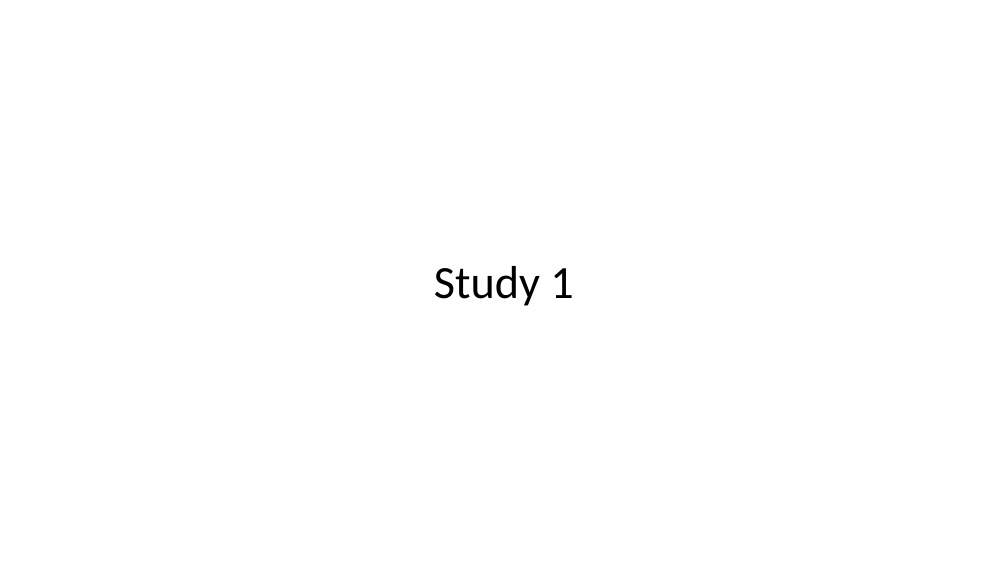
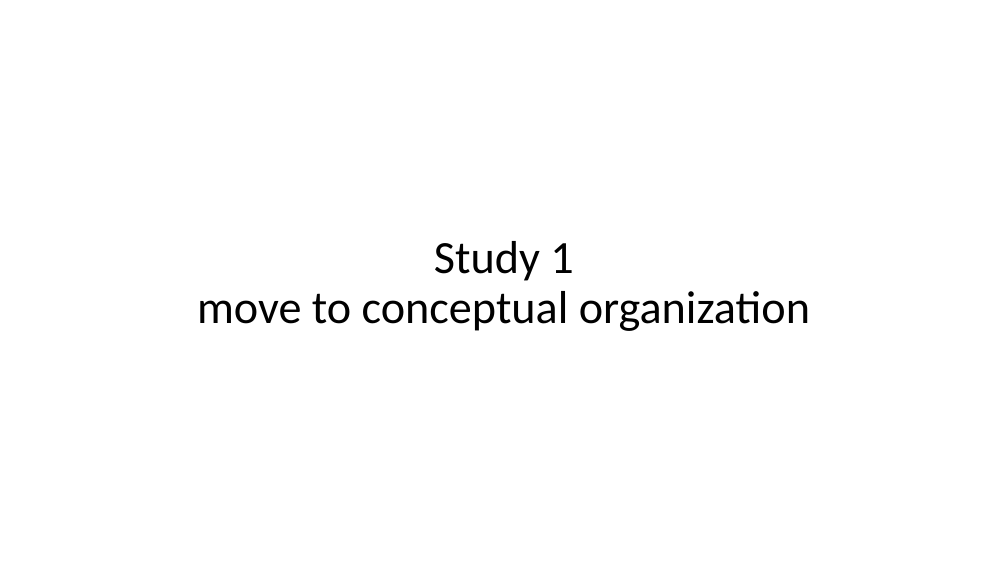
Before and after one commit to njk2136/TEAM, a slide deck: slide 2 of figures/AIMS_paper/AIMS_paperfigures.pptx. Drawn at 1008x567 pixels with LibreOffice and Linux fonts; fonts in the diff are those of the drawing. Boxes give left, top, right and bottom in pixels: in the first picture for what was removed or moved away, otherwise in the second. Text is boxed around its words. In the diff, an @@ line names an element or a change of style, - is before the commit and + after.

```diff
--- a/figures/AIMS_paper/AIMS_paperfigures.pptx
+++ b/figures/AIMS_paper/AIMS_paperfigures.pptx
@@ title at [197, 241, 810, 331]: text changed @@
-Study 1
+Study 1
+move to conceptual organization
```
Also in this commit, not shown: 2 slides added, 27 other files.
